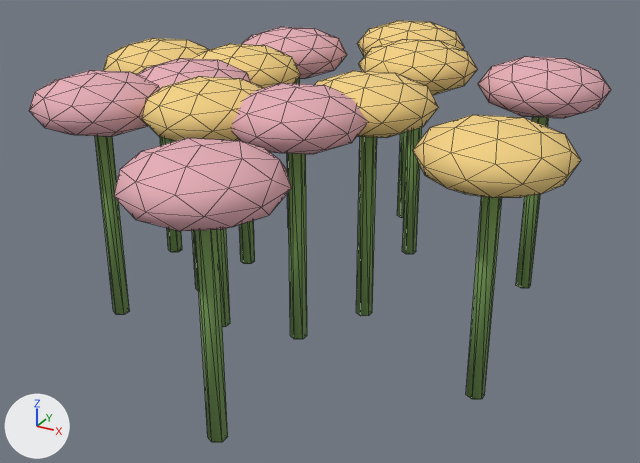
One commit to the glTF model public/models/prop-wildflowers.glb: the scene before it, then after it.
Rendered twice from a camera (50 mm lens) standing at (0.955, -1.579, 0.963) and looking at (0.097, -0.019, 0.184). The axes (+X, +Y, +Z) are drawn at lower left. The lights are the same throughout. The older version comes first. Mesh edges are drawn as thin lines.

Objects in the first picture: 'prop-wildflowers_flower', 'prop-wildflowers_leaf', 'prop-wildflowers_pink'.
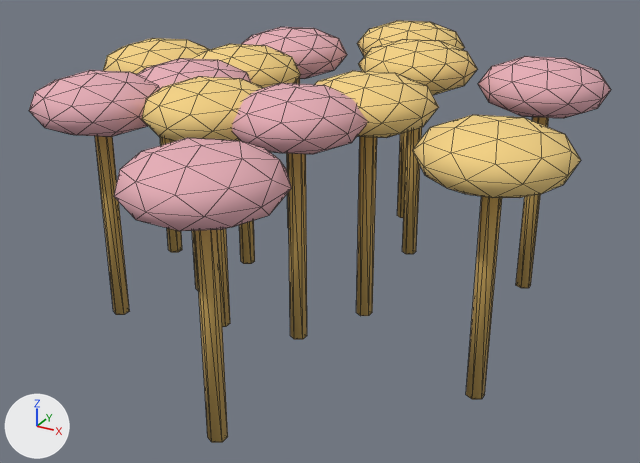
The edits, one by one:
Material 'leaf' (mat_leaf) changes colour from green #7ca45b to orange #c7a459; in linear values from (0.2, 0.37, 0.105) to (0.57, 0.37, 0.1).

Changed parts and their boxes (x1, y1, x2, y2) in the pictures (640 x 463 px):
'prop-wildflowers_leaf', recoloured: (95, 79, 549, 443) in both
